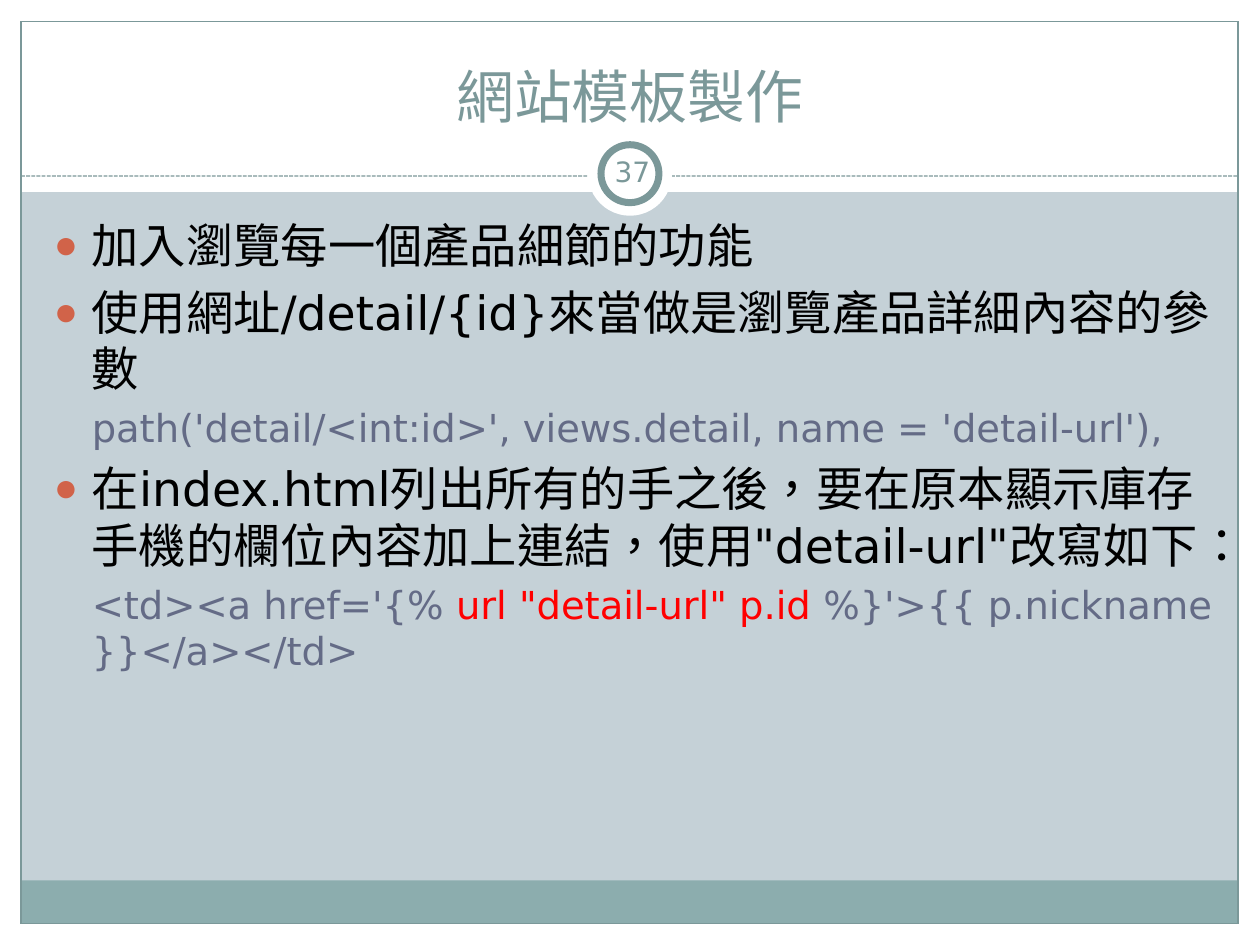
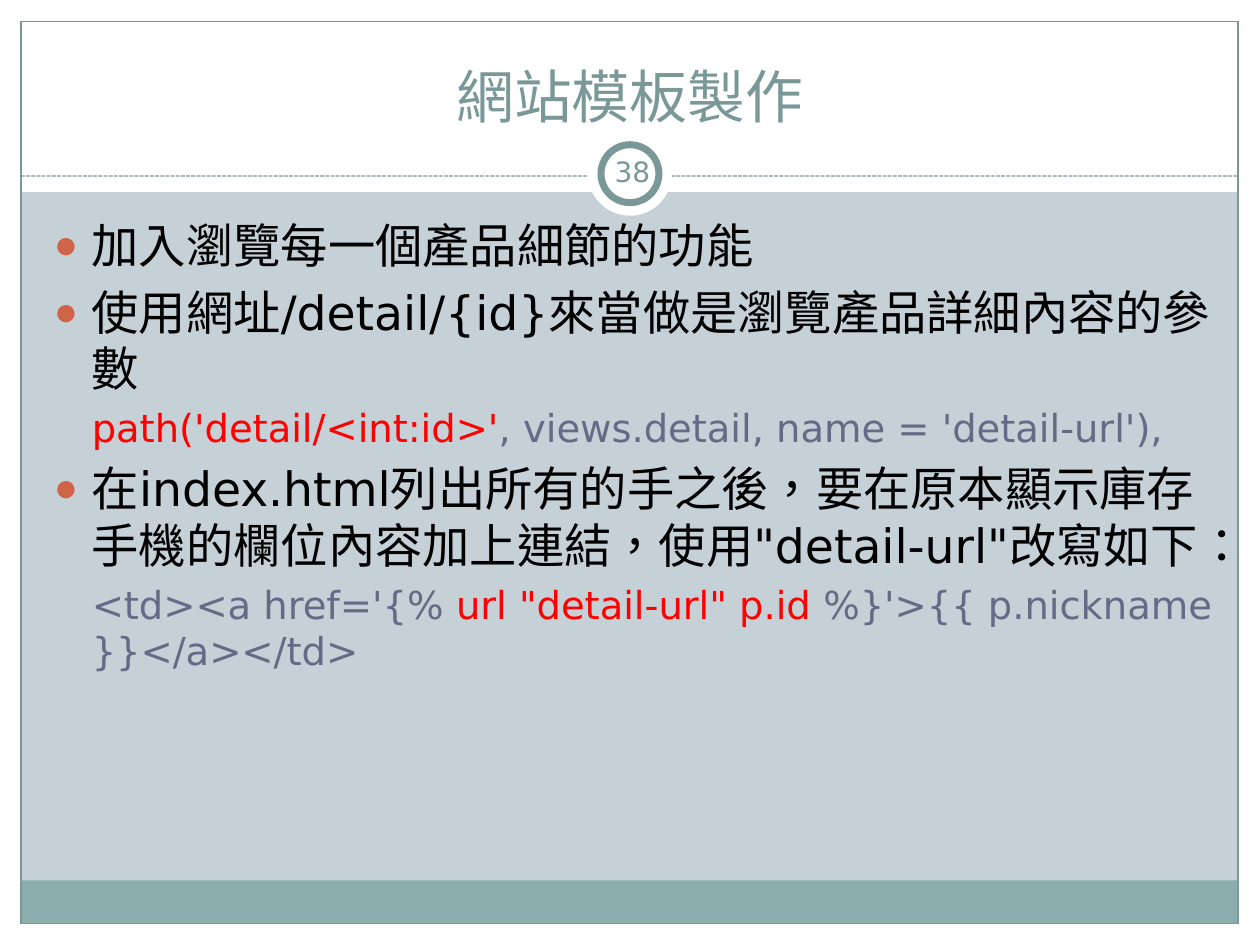
Before and after one commit to jacktea88/406django, a slide deck: slide 38 of ch07/Django4-ch07.pptx (slide 37 before the commit). Drawn at 1260x945 pixels with LibreOffice and Linux fonts; fonts in the diff are those of the drawing. Boxes give left, top, right and bottom in pixels: in the first picture for what was removed or moved away, otherwise in the second. Text is boxed around its words. In the diff, an @@ line names an element or a change of style, - is before the commit and + after.

```diff
--- a/ch07/Django4-ch07.pptx
+++ b/ch07/Django4-ch07.pptx
@@ page number at (615,161,651,189): text changed @@
-37
+38
@@ text at (92,412,1163,450): text colour #646B86 to #FF0000 in "path('detail/<int:id>'," @@
```
Also in this commit, not shown: 10 other slides changed, 1 slide added, 6 other files.
